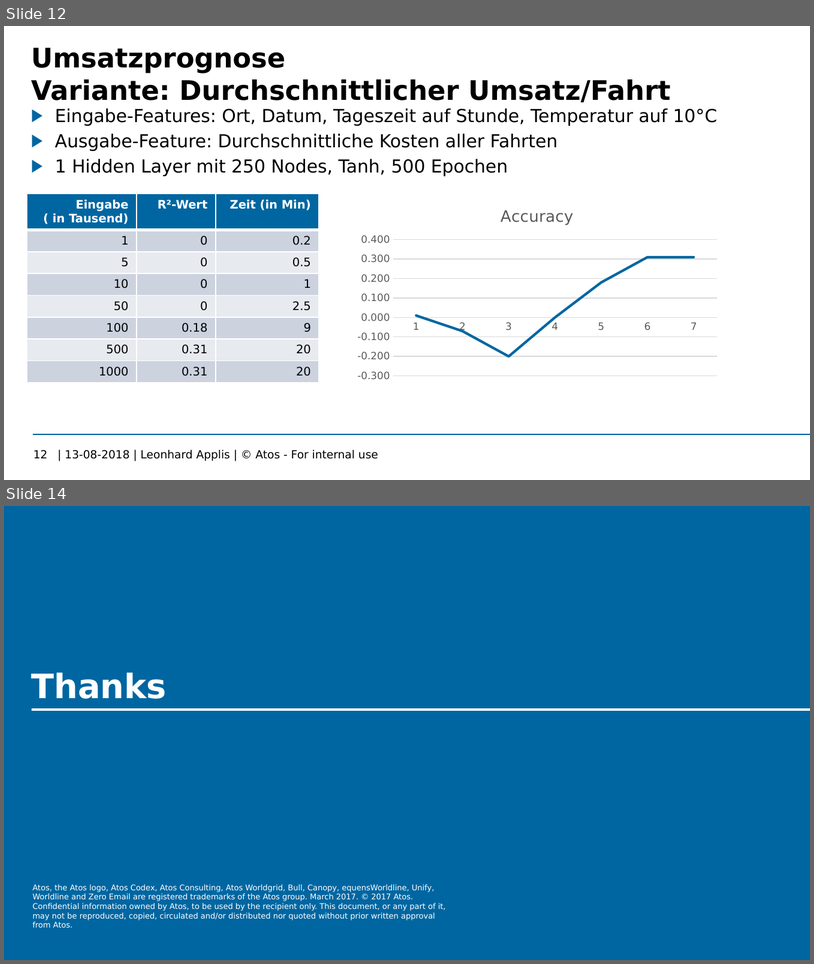
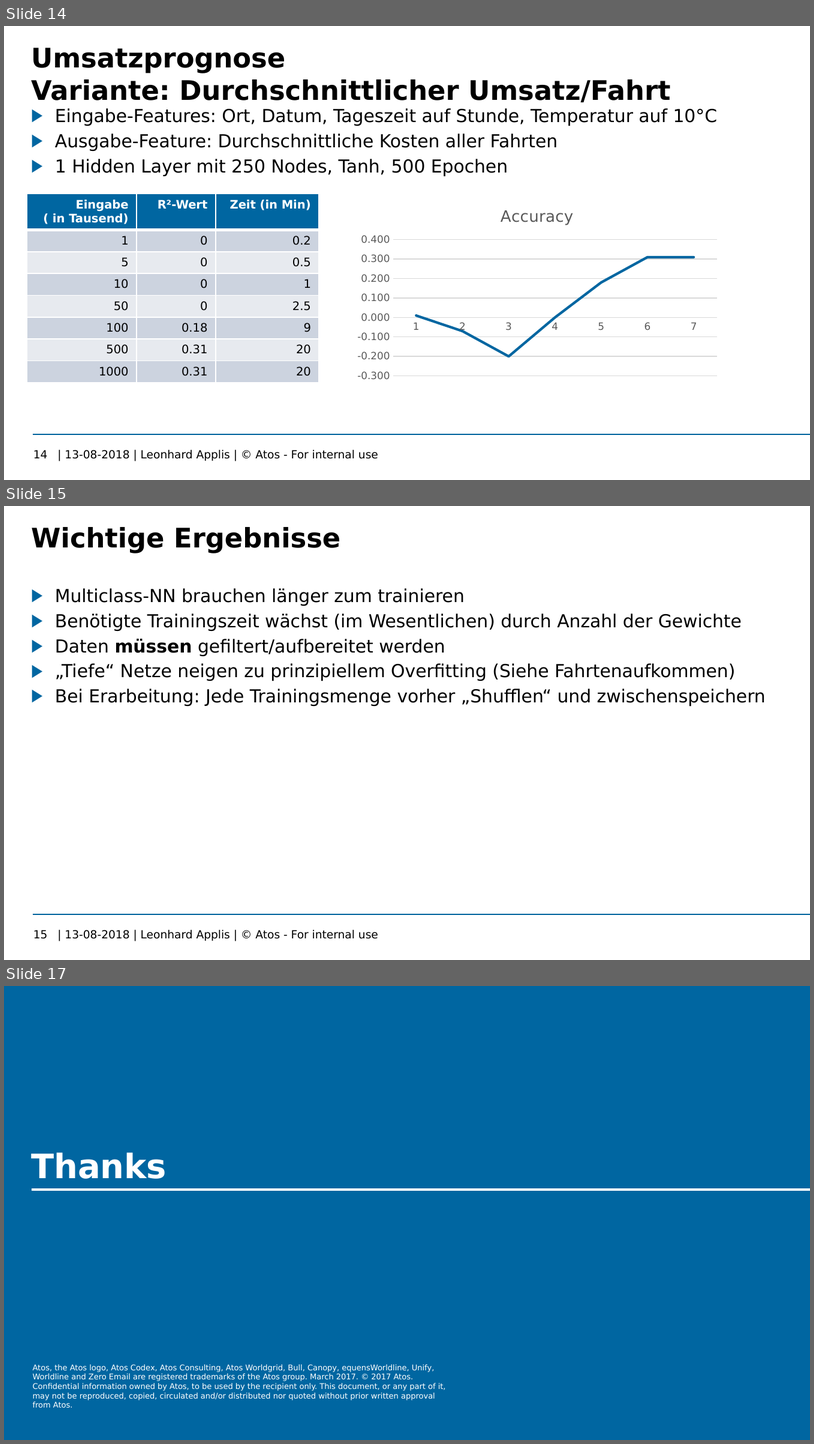
Before and after one commit to Twonki/Bachelorthesis, a slide deck: Bachelor_Zwischenstand.pptx. Shown one above the other, each under a label of ours: slides 12 and 14 before the commit, slides 14, 15 and 17 after it; the slides between them are not shown. The pictures are 814x964 and 814x1444 pixels, drawn with LibreOffice and Linux fonts; fonts in the diff are those of the drawing; background and template pictures are left out. Boxes give left, top, right and bottom in pixels: in the first picture for what was removed or moved away, otherwise in the second. Text is boxed around its words. In the diff, an @@ line names an element or a change of style, - is before the commit and + after.

```diff
--- a/Bachelor_Zwischenstand.pptx
+++ b/Bachelor_Zwischenstand.pptx
@@ slide 15 added at (x1=4, y1=506, x2=810, y2=960), background #FFFFFF; not listed: 2 template elements that a slide beside it also shows @@
@@ title added at (x1=31, y1=527, x2=341, y2=553), 24 pt, text #000000, bold @@
+Wichtige Ergebnisse
@@ text added at (x1=55, y1=588, x2=766, y2=706), 16 pt, text #000000 @@
+▶ Multiclass-NN brauchen länger zum trainieren
+▶ Benötigte Trainingszeit wächst (im Wesentlichen) durch Anzahl der Gewichte
+▶ Daten müssen gefiltert/aufbereitet werden
+▶ „Tiefe“ Netze neigen zu prinzipiellem Overfitting (Siehe Fahrtenaufkommen)
+▶ Bei Erarbeitung: Jede Trainingsmenge vorher „Shufflen“ und zwischenspeichern
@@ page number added at (x1=33, y1=930, x2=48, y2=939), 10 pt, text #000000 @@
+15
@@ what was slide 12 is now slide 14 @@
@@ page number at (x1=33, y1=450, x2=48, y2=458): text changed @@
-12
+14
@@ what was slide 14 is now slide 17 @@
```
Also in this commit, not shown: 5 slides changed, 2 other slides added.
